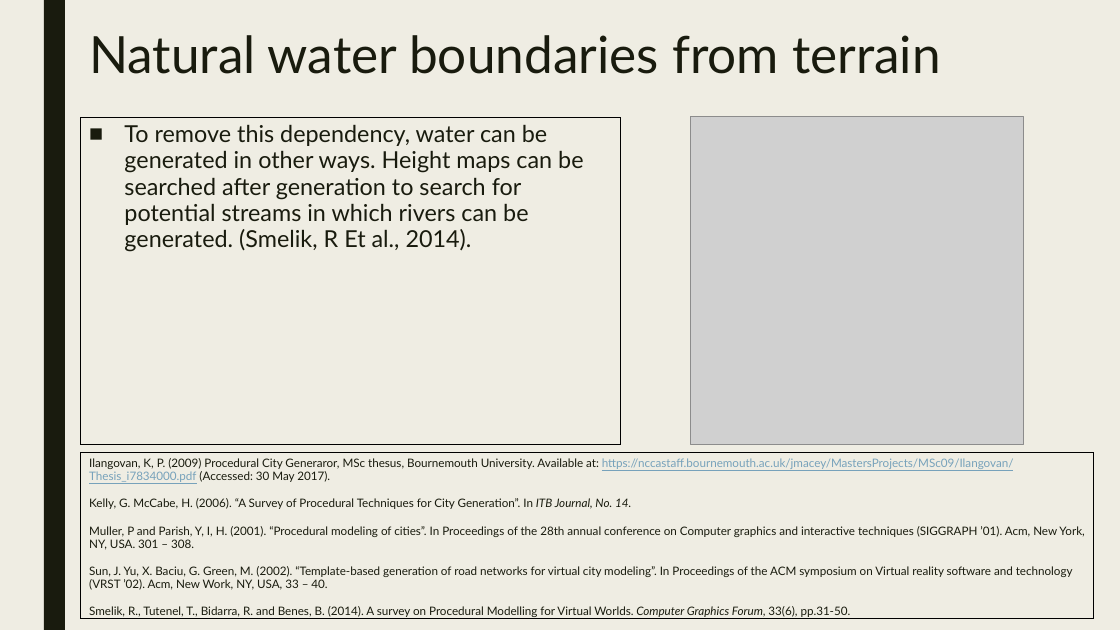
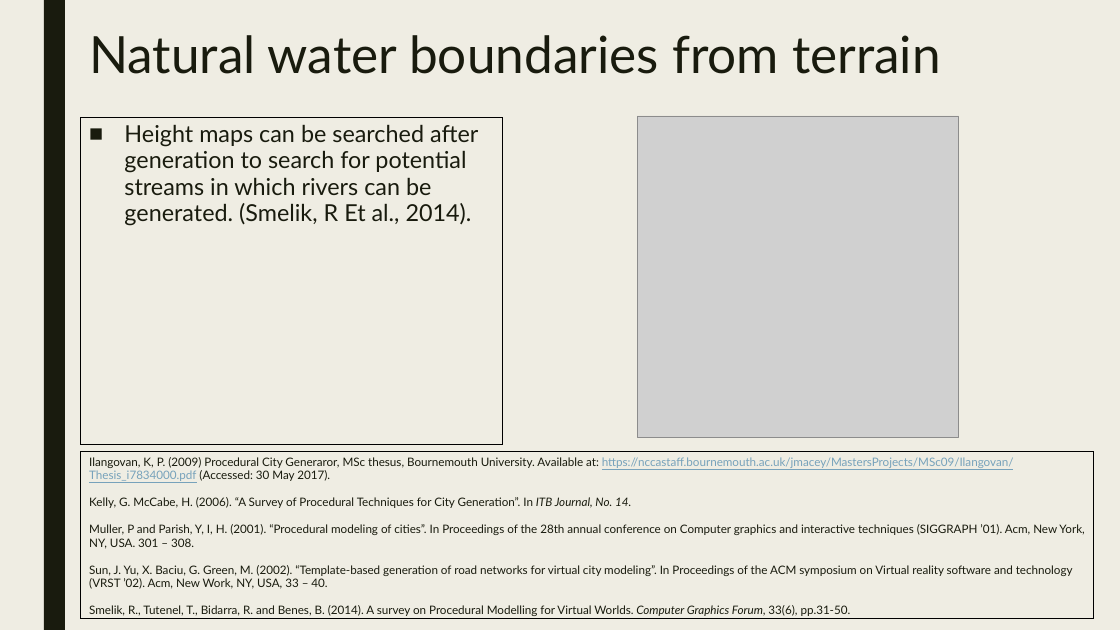
Before and after one commit to JosephBarber96/FinalProject, a slide deck: slide 18 of Presentation.pptx (slide 15 before the commit). Drawn at 1120x630 pixels with LibreOffice and Linux fonts; fonts in the diff are those of the drawing; grey boxes stand for pictures. Boxes give left, top, right and bottom in pixels: in the first picture for what was removed or moved away, otherwise in the second. Text is boxed around its words. In the diff, an @@ line names an element or a change of style, - is before the commit and + after.

```diff
--- a/Presentation.pptx
+++ b/Presentation.pptx
@@ rectangle "Height maps can be searched ...": place and size @@
-rectangle "Height maps can be searched ..." at bbox=[81, 117, 620, 444]
+rectangle "Height maps can be searched ..." at bbox=[81, 117, 502, 444]
@@ picture: place and size @@
-picture at bbox=[691, 117, 1023, 445]
+picture at bbox=[638, 116, 960, 437]
@@ text in rectangle at bbox=[124, 124, 478, 226]: text changed @@
-■ To remove this dependency, water can be generated in other ways. Height maps can be searched after generation to search for potential streams in which rivers can be generated. (Smelik, R Et al., 2014).
+■ Height maps can be searched after generation to search for potential streams in which rivers can be generated. (Smelik, R Et al., 2014).
```
Also in this commit, not shown: 8 other slides changed, 3 slides added, 3 other files.
